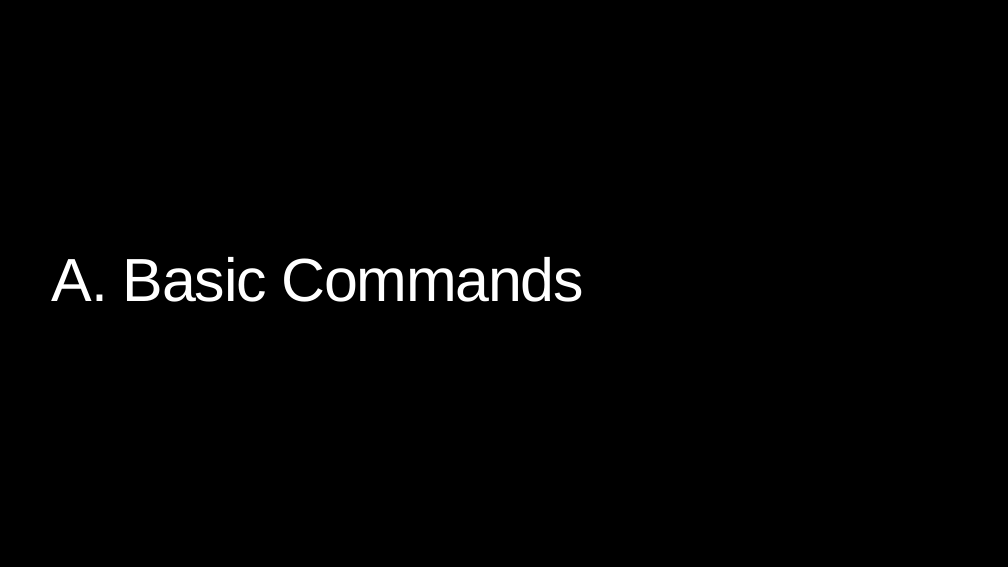
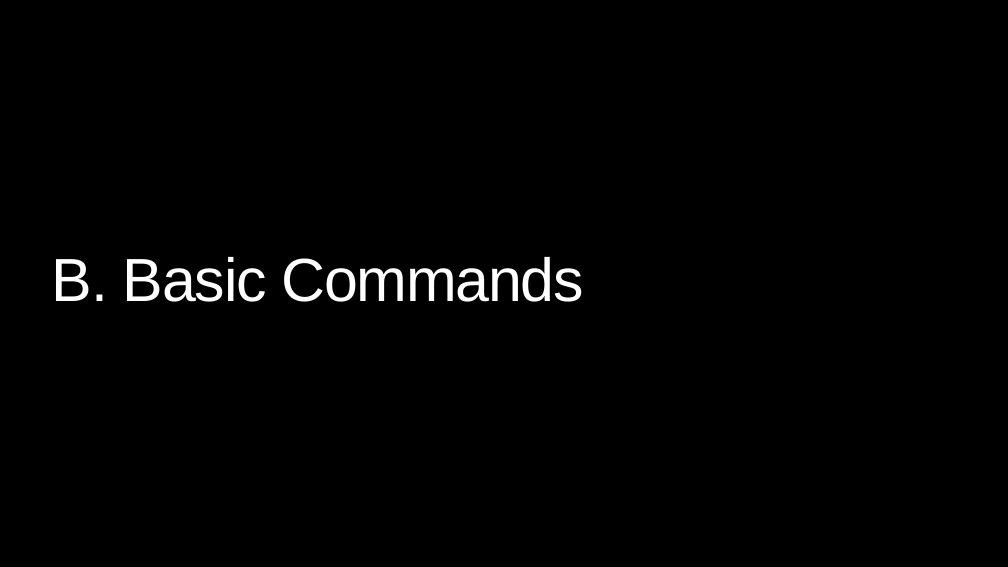
Before and after one commit to SUSTAIN-CDT/SUSTAIN-CDT-HPC-Introduction, a slide deck: slide 21 of HPC_SUSTAIN_PPTX.pptx (slide 8 before the commit). Drawn at 1008x567 pixels with LibreOffice and Linux fonts; fonts in the diff are those of the drawing. Boxes give left, top, right and bottom in pixels: in the first picture for what was removed or moved away, otherwise in the second. Text is boxed around its words. In the diff, an @@ line names an element or a change of style, - is before the commit and + after.

```diff
--- a/HPC_SUSTAIN_PPTX.pptx
+++ b/HPC_SUSTAIN_PPTX.pptx
@@ title at <box>52,257,584,302</box>: text changed @@
-A. Basic Commands
+B. Basic Commands
```
Also in this commit, not shown: 9 other slides changed.
